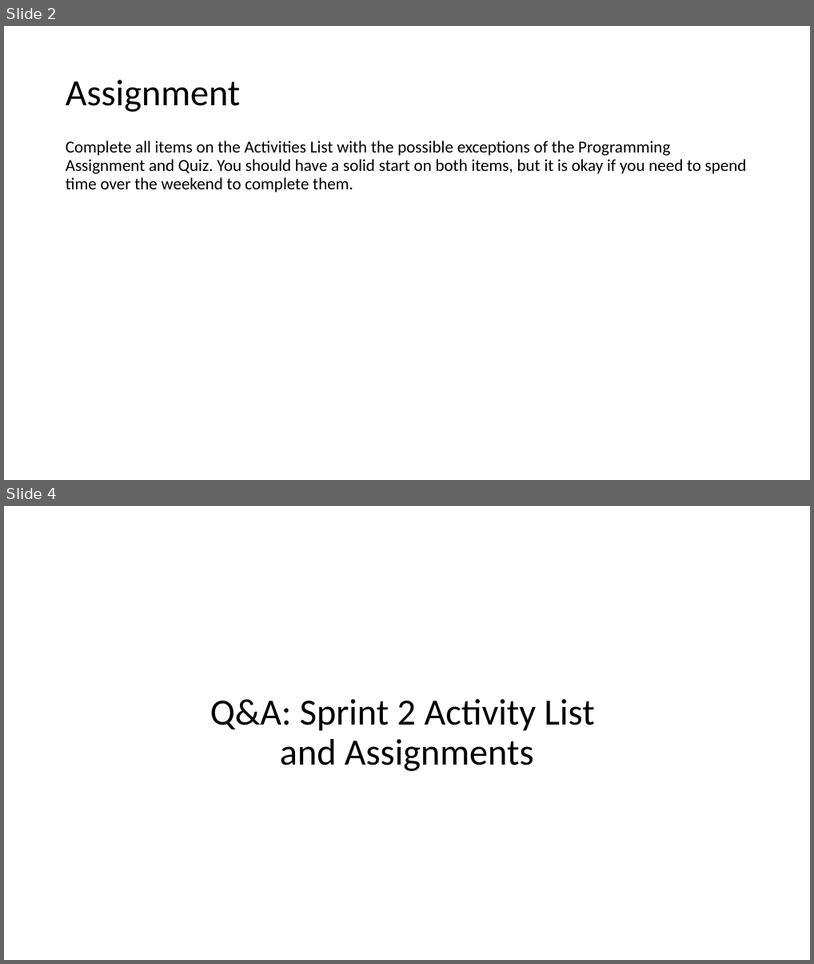
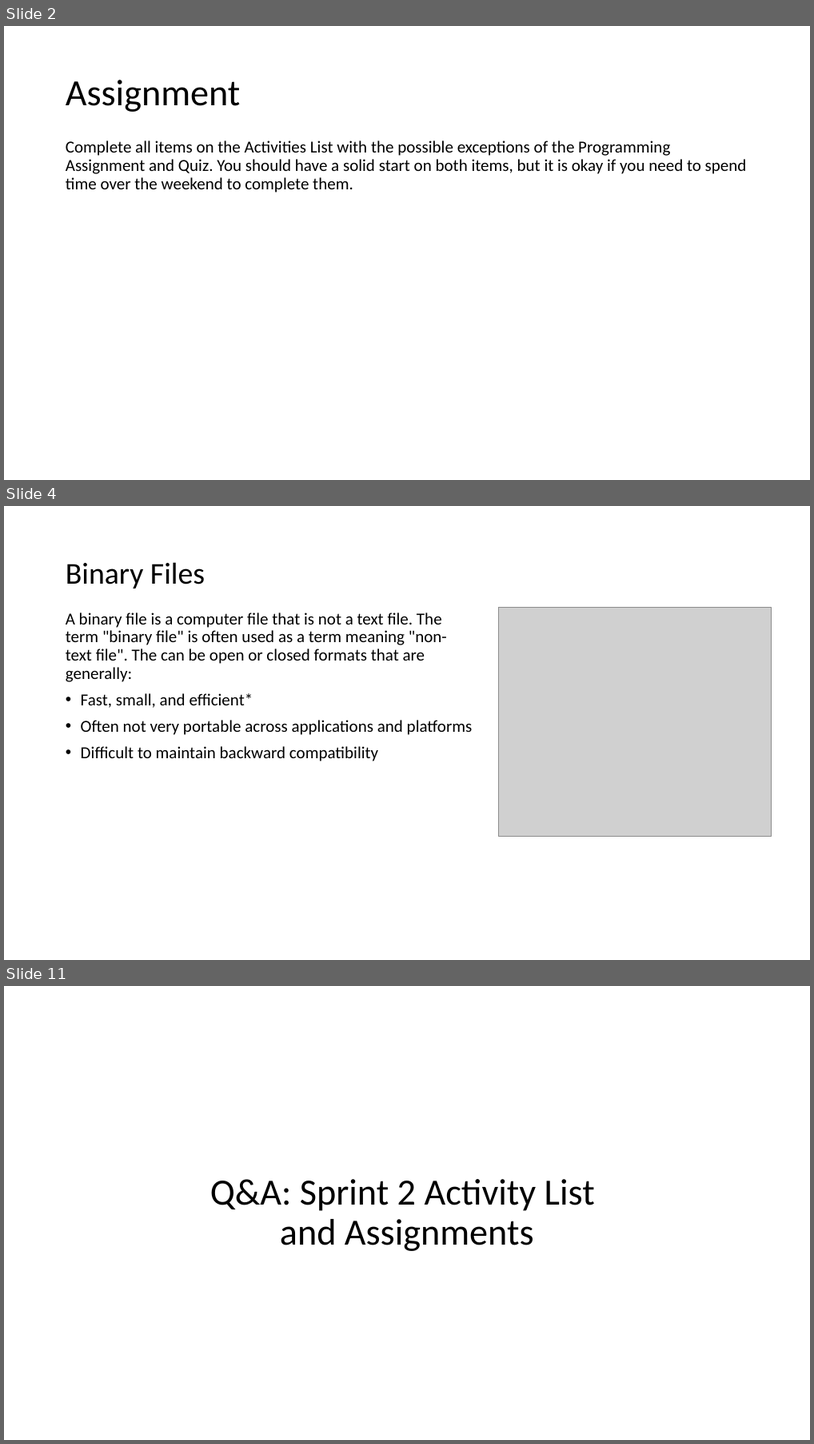
Before and after one commit to EricJPogue/CPSC-24500, a slide deck: lecture-slides/2019-09-18-oop.pptx. Shown one above the other, each under a label of ours: slides 2 and 4 before the commit, slides 2, 4 and 11 after it; the slides between them are not shown. The pictures are 814x964 and 814x1444 pixels, drawn with LibreOffice and Linux fonts; fonts in the diff are those of the drawing; grey boxes stand for pictures. Boxes give left, top, right and bottom in pixels: in the first picture for what was removed or moved away, otherwise in the second. Text is boxed around its words. In the diff, an @@ line names an element or a change of style, - is before the commit and + after.

```diff
--- a/lecture-slides/2019-09-18-oop.pptx
+++ b/lecture-slides/2019-09-18-oop.pptx
@@ slide 4 added at (4, 506, 810, 960), background #FFFFFF @@
@@ title added at (66, 562, 205, 588), 36 pt, text #000000 @@
+Binary Files
@@ text added at (66, 612, 473, 761), 20 pt, text #000000 @@
+A binary file is a computer file that is not a text file. The term "binary file" is often used as a term meaning "non-text file". The can be open or closed formats that are generally:
+• Fast, small, and efficient*
+• Often not very portable across applications and platforms
+• Difficult to maintain backward compatibility
@@ picture added at (499, 607, 772, 836) @@
@@ what was slide 4 is now slide 11 @@
```
Also in this commit, not shown: 2 slides changed, 7 other slides added, 3 slides removed.
